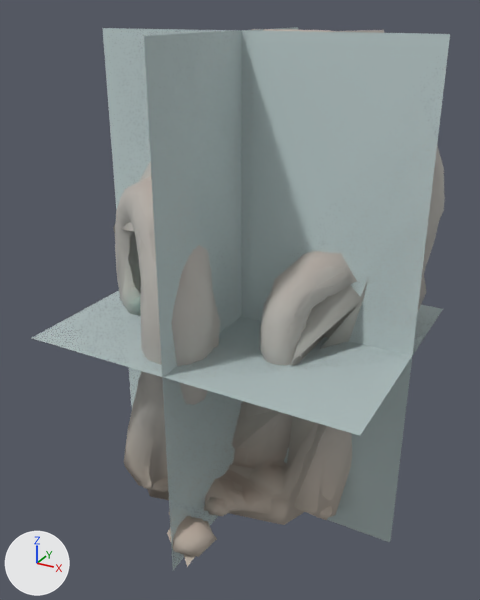
An edit to the glTF model data/models/board/mars/spiral-whorls.glb, drawn before and after from the same camera.
The view is the same before and after, from a camera (50 mm lens) standing at (18.1, -33.1, 31.1) and looking at (0.4, -0.9, 15.0). The axes (+X, +Y, +Z) are drawn at lower left. The lights are the same throughout. The older version comes first. Where no turn or scale is listed for an object, it has been applied to the vertices. Vertices at exactly the same position are counted once.

Before the edit, the objects in view are built like this:
```python
me_spiral_whorls_lod0 = bpy.data.meshes.new('spiral-whorls-lod0')
me_spiral_whorls_lod0.from_pydata(...)  # 1600 vertices, 3200 faces; spans x -9.3..10.8, y -8.6..7.2, z 0.0..30.0
me_spiral_whorls_lod0.materials.append(mat_coral)  # its picture is missing
me_spiral_whorls_lod2 = bpy.data.meshes.new('spiral-whorls-lod2')
me_spiral_whorls_lod2.from_pydata(...)  # 48 vertices, 93 faces; spans x -9.8..10.4, y -8.7..6.9, z 0.0..30.0
me_spiral_whorls_lod2.materials.append(mat_coral)  # its picture is missing
me_spiral_whorls_lod3 = bpy.data.meshes.new('spiral-whorls-lod3')
me_spiral_whorls_lod3.from_pydata(...)  # 12 vertices, 6 faces; spans x -9.3..10.8, y -8.6..7.2, z 0.0..30.0
me_spiral_whorls_lod3.materials.append(mat_impostor)  # its picture is missing
ob_spiral_whorls_lod0_001 = bpy.data.objects.new('spiral-whorls-lod0.001', me_spiral_whorls_lod0)
ob_spiral_whorls_lod0_001.location = (0.0, 0.0, 0.0)
ob_spiral_whorls_lod2_001 = bpy.data.objects.new('spiral-whorls-lod2.001', me_spiral_whorls_lod2)
ob_spiral_whorls_lod2_001.location = (0.0, 0.0, 0.0)
ob_spiral_whorls_lod3_001 = bpy.data.objects.new('spiral-whorls-lod3.001', me_spiral_whorls_lod3)
ob_spiral_whorls_lod3_001.location = (0.0, 0.0, 0.0)
# also in view: 'spiral-whorls-lod1.001' at (0.7, -0.7, 15.0)
```
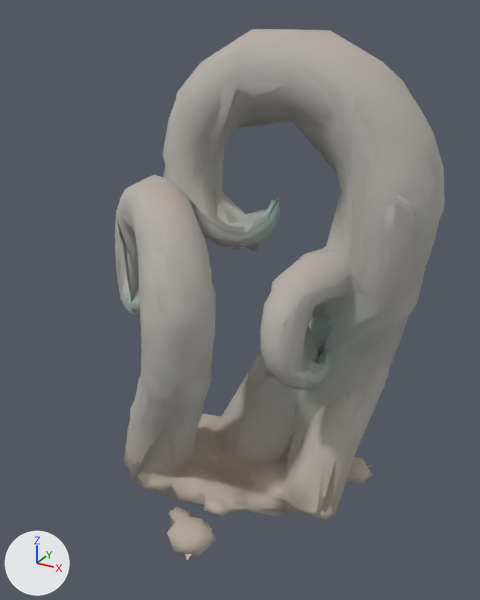
Location of each change, (x1, y1, x2, y2) in pixels of the pictures (480 x 600 px; the box of a moved part takes in the faces that stretch with it):
'spiral-whorls-lod3.001', reshaped, recoloured (not visible afterwards): before (32, 27, 450, 570)
'spiral-whorls-lod2.001', reshaped: before (113, 30, 426, 567); after (116, 30, 431, 560)
part 1 of me_spiral_whorls_lod2, moved or reshaped: before (184, 555, 195, 567); after (185, 527, 212, 560)
part 2 of me_spiral_whorls_lod2, rebuilt: before (113, 30, 426, 525); after (116, 30, 431, 514)
part 3 of me_spiral_whorls_lod3, moved or reshaped (not visible afterwards): before (32, 28, 450, 542)
part 4 of me_spiral_whorls_lod3, recoloured: before (32, 27, 450, 570)

What the commit changed:
me_spiral_whorls_lod2 is used by ob_spiral_whorls_lod2_001; location (0.0, 0.0, 0.0).
me_spiral_whorls_lod2 had 48 vertices, 93 faces and spanned x -9.8..10.4, y -8.7..6.9, z 0.0..30.0.
me_spiral_whorls_lod2 now has 116 vertices, 229 faces and spans x -9.4..10.1, y -8.7..6.9, z 0.0..30.0.
me_spiral_whorls_lod2 part 1: the loose piece of 3 vertices spanning x -1.0..1.8, y -8.7..-6.7, z 1.0..2.2 is moved by (0.0, 0.0, 0.5).
me_spiral_whorls_lod2 part 2: the loose piece of 39 vertices spanning x -9.8..10.4, y -7.1..6.9, z 0.0..30.0 is rebuilt with 107 vertices and now spans x -9.4..10.1, y -7.6..6.9, z 0.0..30.0.
Other edits to the shape of me_spiral_whorls_lod2 do not show in these pictures.
me_spiral_whorls_lod3 is used by ob_spiral_whorls_lod3_001; location (0.0, 0.0, 0.0).
me_spiral_whorls_lod3 had 12 vertices, 6 faces and spanned x -9.3..10.8, y -8.6..7.2, z 0.0..30.0.
me_spiral_whorls_lod3 now has 12 vertices, 6 faces and spans x -9.4..10.1, y -8.7..6.9, z 0.0..30.0.
Part 3, on me_spiral_whorls_lod3:
Vertex 0 of me_spiral_whorls_lod3 moves from (-9.3, 0.0, 0.0) to (-9.4, 0.0, 0.0).
Vertex 1 of me_spiral_whorls_lod3 moves from (10.8, 0.0, 0.0) at pixel (390, 542) to (10.1, 0.0, 0.0).
Vertex 2 of me_spiral_whorls_lod3 moves from (10.8, 0.0, 30.0) at pixel (450, 34) to (10.1, 0.0, 30.0).
Vertex 3 of me_spiral_whorls_lod3 moves from (-9.3, 0.0, 30.0) at pixel (102, 28) to (-9.4, 0.0, 30.0).
Vertex 8 of me_spiral_whorls_lod3 moves from (-9.3, -8.6, 13.4) at pixel (30, 338) to (-9.4, -8.7, 12.5).
Vertex 9 of me_spiral_whorls_lod3 moves from (10.8, -8.6, 13.4) at pixel (360, 435) to (10.1, -8.7, 12.5).
Vertex 10 of me_spiral_whorls_lod3 moves from (10.8, 7.2, 13.4) at pixel (443, 308) to (10.1, 6.9, 12.5).
Vertex 11 of me_spiral_whorls_lod3 moves from (-9.3, 7.2, 13.4) to (-9.4, 6.9, 12.5).
me_spiral_whorls_lod3 part 4: 6 faces centred in x -2.6..4.1, y -3.3..1.9, z 10.0..20.0 are repainted in the vertex colours; the middle colour goes from white #ebffff to beige #ffffc8.
Other edits to the shape of me_spiral_whorls_lod3 do not show in these pictures.
